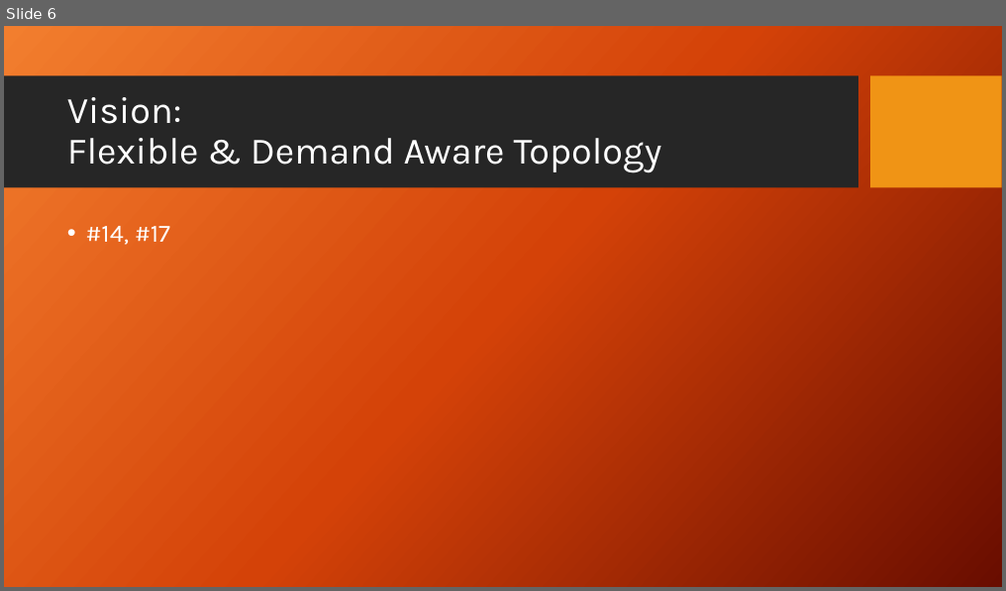
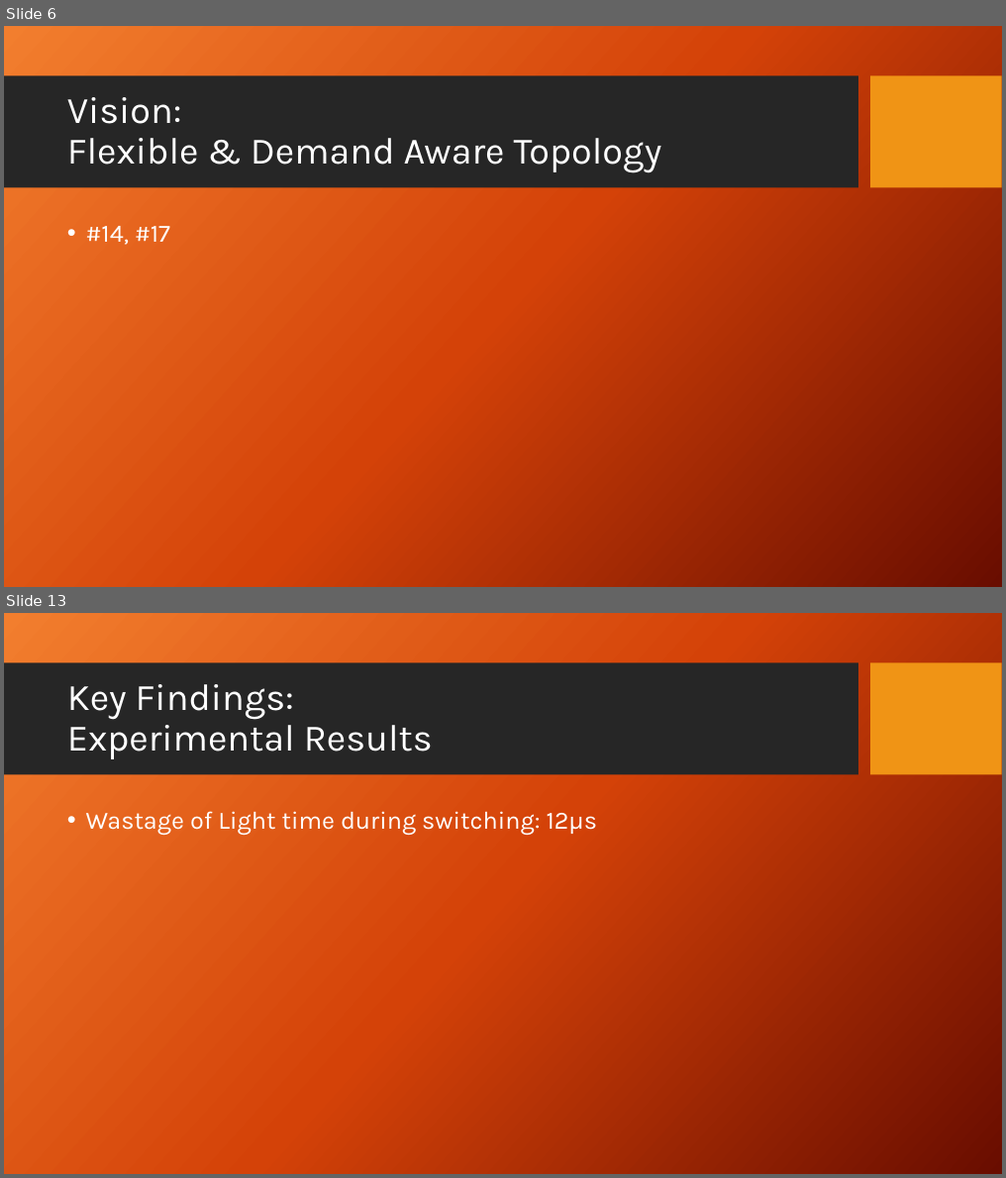
Before and after one commit to subhrendu1987/Presentations, a slide deck: ReadingGroup/ReadingGroup-AdjustNet.pptx. Shown one above the other, each under a label of ours: slide 6 before the commit, slides 6 and 13 after it; the slides between them are not shown. The pictures are 1006x591 and 1006x1178 pixels, drawn with LibreOffice and Linux fonts; fonts in the diff are those of the drawing; background and template pictures are left out. Boxes give left, top, right and bottom in pixels: in the first picture for what was removed or moved away, otherwise in the second. Text is boxed around its words. In the diff, an @@ line names an element or a change of style, - is before the commit and + after.

```diff
--- a/ReadingGroup/ReadingGroup-AdjustNet.pptx
+++ b/ReadingGroup/ReadingGroup-AdjustNet.pptx
@@ slide 13 added at [4, 613, 1002, 1174], background picture (left out); not listed: 2 template elements that a slide beside it also shows @@
@@ title added at [67, 684, 433, 760], 36 pt, text #FFFFFF @@
+Key Findings:
+Experimental Results
@@ text added at [86, 811, 597, 835], 24 pt, text #FFFFFF @@
+• Wastage of Light time during switching: 12µs
```
Also in this commit, not shown: 1 slide changed, 7 other slides added, 1 slide removed.
